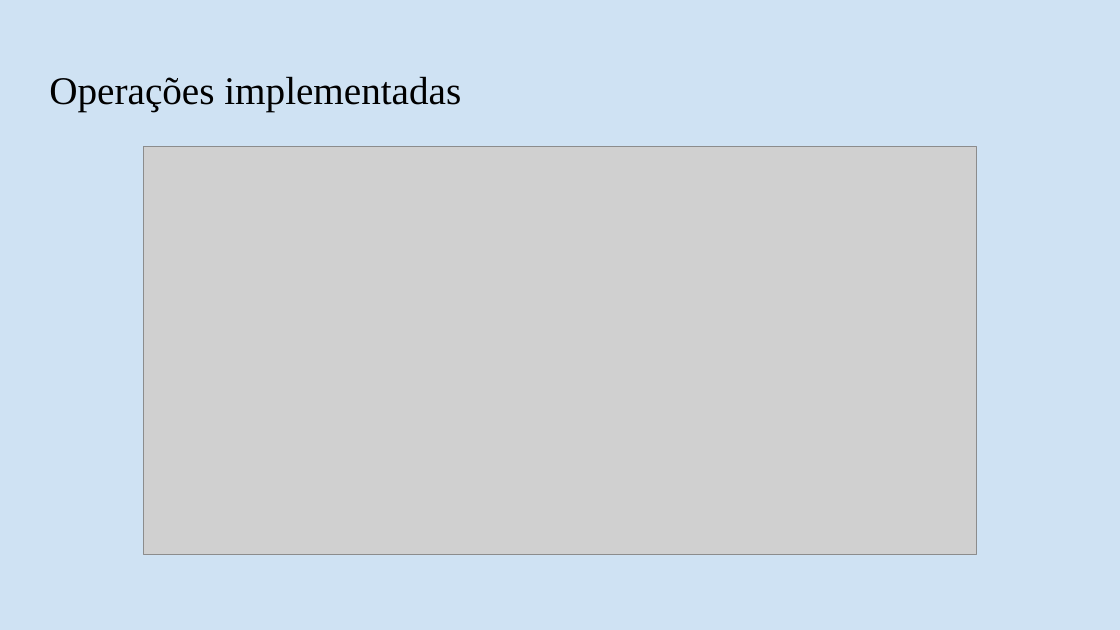
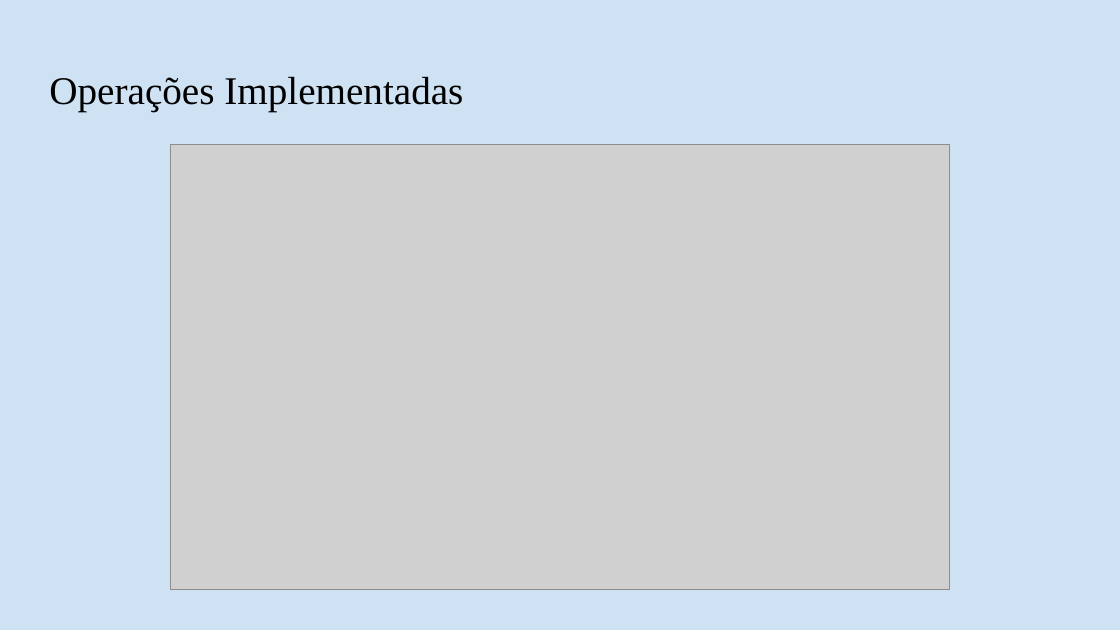
Before and after one commit to IlemSantos/AOC_IlemSantosPauloBelmont_UFRR_2020, a slide deck: slide 4 of Apresentação/ApresentaçãoPU8B.pptx. Drawn at 1120x630 pixels with LibreOffice and Linux fonts; fonts in the diff are those of the drawing; grey boxes stand for pictures. Boxes give left, top, right and bottom in pixels: in the first picture for what was removed or moved away, otherwise in the second. Text is boxed around its words. In the diff, an @@ line names an element or a change of style, - is before the commit and + after.

```diff
--- a/Apresentação/ApresentaçãoPU8B.pptx
+++ b/Apresentação/ApresentaçãoPU8B.pptx
@@ title at (49, 76, 463, 112): text changed @@
-Operações implementadas
+Operações Implementadas
@@ picture: place and size @@
-picture at (143, 147, 977, 556)
+picture at (170, 144, 950, 590)
```
Also in this commit, not shown: 2 other slides changed, 3 other files.
